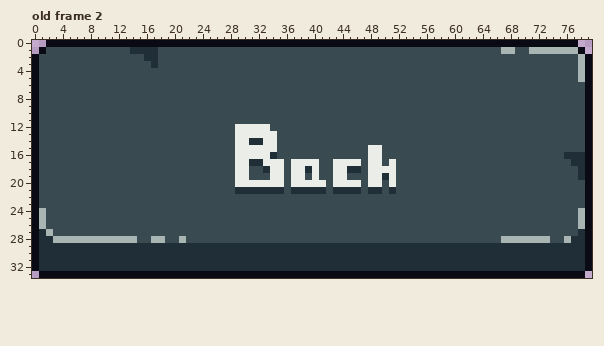
Pixel-art file -- Art/SourceFiles/button.ase. Above: the version before the commit.
80x34 pixels, 2 frames. Shown: old frame 2. The commit also changed other frames, which this record leaves out.
After the commit:
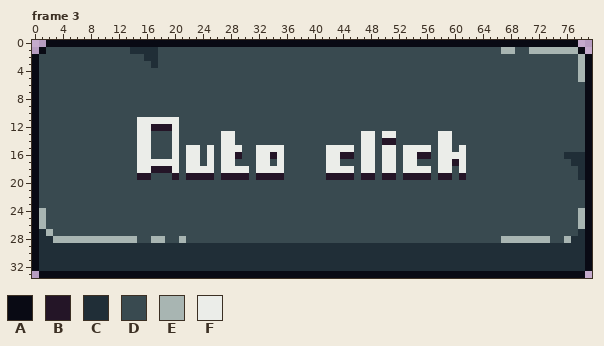
Palette (. is transparent): A #090a14  B #241527  C #202e37  D #394a50  E #a8b5b2  F #ebede9
A new or re-ordered frame is compared with the old frame closest to it.
Edits made:
frames 2 -> 5
layer "text Copy" added
--- frame 3 is new; against old frame 2, layers "text", "text Copy"
@@ x 13..63 @@
 10 DDDDDDDDDDDDDDDDDDDDDDDDDDDDDDDDDDDDDDDDDDDDDDDDDDD
-11 DDDDDDDDDDDDDDDDDDDDDDDDDDDDDDDDDDDDDDDDDDDDDDDDDDD
-12 DDDDDDDDDDDDDDDDFFFFFDDDDDDDDDDDDDDDDDDDDDDDDDDDDDD
-13 DDDDDDDDDDDDDDDDFFFFFFDDDDDDDDDDDDDDDDDDDDDDDDDDDDD
-14 DDDDDDDDDDDDDDDDFFCCFFDDDDDDDDDDDDDDDDDDDDDDDDDDDDD
-15 DDDDDDDDDDDDDDDDFFFFFFDDDDDDDDDDDDDFFDDDDDDDDDDDDDD
-16 DDDDDDDDDDDDDDDDFFFFFCDDDDDDDDDDDDDFFDDDDDDDDDDDDDD
-17 DDDDDDDDDDDDDDDDFFCCFFFDFFFFDDFFFFDFFDFDDDDDDDDDDDD
-18 DDDDDDDDDDDDDDDDFFDDCFFDFFCFDDFFCCDFFFFDDDDDDDDDDDD
-19 DDDDDDDDDDDDDDDDFFDDDFFDFFDFDDFFDDDFFCFDDDDDDDDDDDD
-20 DDDDDDDDDDDDDDDDFFFFFFFDFFFFFDFFFFDFFDFDDDDDDDDDDDD
-21 DDDDDDDDDDDDDDDDCCCCCCCDCCCCCDCCCCDCCDCDDDDDDDDDDDD
+11 DDFFFFFFDDDDDDDDDDDDDDDDDDDDDDDDDDDDDDDDDDDDDDDDDDD
+12 DDFFBBBFDDDDDDDDDDDDDDDDDDDDDDDDDDDDDDDDDDDDDDDDDDD
+13 DDFFDDDFDDDDDDFFDDDDDDDDDDDDDDDDDDFFDFFDDDDDDFFDDDD
+14 DDFFDDDFDDDDDDFFDDDDDDDDDDDDDDDDDDFFDBBDDDDDDFFDDDD
+15 DDFFDDDFDFFDFDFFFDDFFFFDDDDDDFFFFDFFDFFDFFFFDFFDFDD
+16 DDFFDDDFDFFDFDFFBDDFFBFDDDDDDFFBBDFFDFFDFFBBDFFFFDD
+17 DDFFFFFFDFFDFDFFDDDFFDFDDDDDDFFDDDFFDFFDFFDDDFFBFDD
+18 DDFFBBBFDFFFFDFFFFDFFFFDDDDDDFFFFDFFDFFDFFFFDFFDFDD
+19 DDBBDDDBDBBBBDBBBBDBBBBDDDDDDBBBBDBBDBBDBBBBDBBDBDD
+20 DDDDDDDDDDDDDDDDDDDDDDDDDDDDDDDDDDDDDDDDDDDDDDDDDDD
+21 DDDDDDDDDDDDDDDDDDDDDDDDDDDDDDDDDDDDDDDDDDDDDDDDDDD
 22 DDDDDDDDDDDDDDDDDDDDDDDDDDDDDDDDDDDDDDDDDDDDDDDDDDD
Boxes around the changes in both pictures, in picture pixels (x1, y1, x2, y2):
changed: (137, 117, 466, 194)
